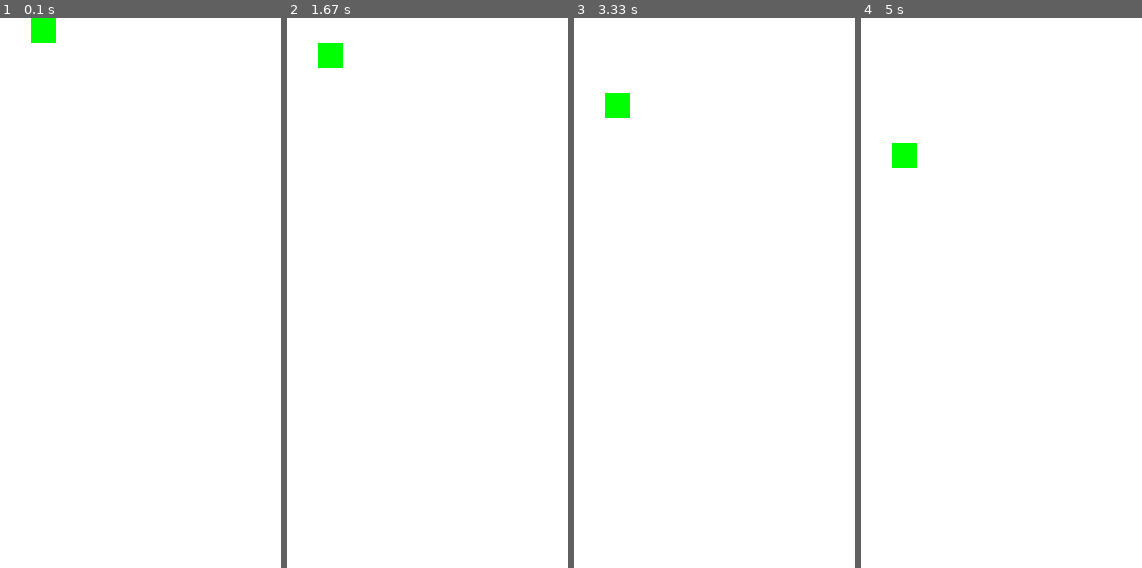
Above: before the commit, frames 1-4 (left to right).
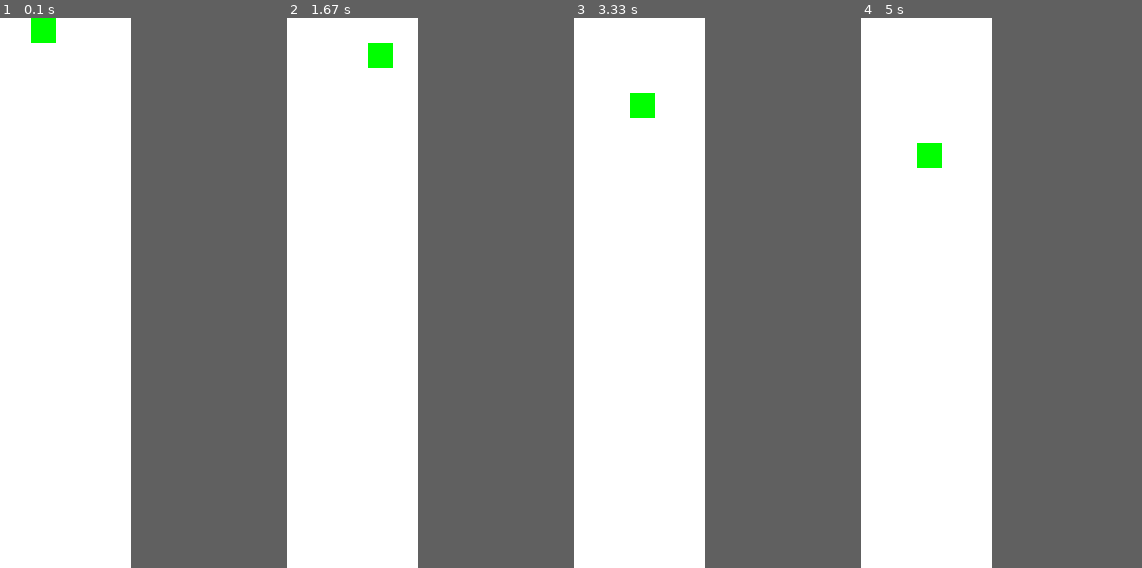
Above: after the commit, the same moments.

Repository: adamhs1997/pygame-tetris
Game: pygame game, started from tetris.py
Same seed, same stepped clock (60 frames per second), same inputs: the game is played once before the commit and once after it.
Inputs:
- Up to frame 1 (0.1 s): no input
- Up to frame 2 (1.67 s): hold Right 0.33-0.8 s; hold Right 0.83-1.3 s; hold Left from 1.33 s (still down)
- Up to frame 3 (3.33 s): release Left at 1.87 s; hold Left 2.23-2.63 s; hold Right 2.67-3.3 s
- Up to frame 4 (5 s): hold Down 3.33-3.7 s; hold Left 3.73-4.2 s; hold Right 4.23-4.7 s; hold Right from 4.73 s (still down)
The window is 400x550 before the commit and 250x550 after it. Grey fills any space a smaller window leaves; there, only what the larger window draws over its background counts as a difference.

The runs differ from the first frame. In frame 1, only the window size differs. In frame 2, 0.8% of the frame differs, in the area x 11-38%, y 4-10%; in frame 3, 0.8%; in frame 4, 0.8%.

Commit message:
Add left-right movement

Diff:
--- a/grid.py
+++ b/grid.py
@@ -32,7 +32,27 @@
         return self.current_cell is None
 
 
-    def move_current_cell(self):
+    def move_current_cell_left(self):
+        # Move the cell left one column
+        current_col = self.current_cell[0]
+        current_row = self.current_cell[1]
+        the_cell = self.cells[current_col][current_row]
+        self.cells[current_col][current_row] = None
+        self.current_cell[0] = max(0, self.current_cell[0] - 1)
+        self.cells[self.current_cell[0]][self.current_cell[1]] = the_cell
+
+
+    def move_current_cell_right(self):
+        # Move the cell right one column
+        current_col = self.current_cell[0]
+        current_row = self.current_cell[1]
+        the_cell = self.cells[current_col][current_row]
+        self.cells[current_col][current_row] = None
+        self.current_cell[0] = min(9, self.current_cell[0] + 1)
+        self.cells[self.current_cell[0]][self.current_cell[1]] = the_cell
+
+
+    def move_current_cell_down(self):
         # See if the spot directly under the current cell is occupied
         current_col = self.current_cell[0]
         current_row = self.current_cell[1]
--- a/tetris.py
+++ b/tetris.py
@@ -12,7 +12,7 @@
 GRID_WIDTH = 10 # Cells
 GRID_HEIGHT = 22 # Top 2 hidden
 fpsClock = pygame.time.Clock()
-WINDOW_WIDTH = 400
+WINDOW_WIDTH = 250
 WINDOW_HEIGHT = 550
 
 WINDOW = pygame.display.set_mode((WINDOW_WIDTH, WINDOW_HEIGHT))
@@ -23,8 +23,10 @@
   grid = Grid()
   looping = True
   last_update_time = 0
-  xPos = 0
-  yPos = 0
+  lateral_last_update_time = 0
+  lateral_update_time_interval = 300
+  move_left = False
+  move_right = False
 
   # The main game loop
   while looping :
@@ -35,27 +37,29 @@
         pygame.quit()
         sys.exit()
 
-    keyPresses = pygame.key.get_pressed()
-    # if (keyPresses[K_RIGHT]):
-        # xPos = min(xPos + CELL_SIZE, WINDOW_WIDTH)
-    # if (keyPresses[K_LEFT]):
-        # xPos = max(xPos - CELL_SIZE, 0)
-    # if (keyPresses[K_UP]):
-        # yPos = min(yPos - CELL_SIZE, WINDOW_HEIGHT)
-    # if (keyPresses[K_DOWN]):
-        # yPos = max(yPos + CELL_SIZE, 0)
-
     if grid.new_cell_needed():
-        print("adding cell")
         grid.add_cell()
         last_update_time = pygame.time.get_ticks()
+
+    keyPresses = pygame.key.get_pressed()
+    if (keyPresses[K_RIGHT]):
+        move_right = True
+    if (keyPresses[K_LEFT]):
+        move_left = True
 
     # Move the cell down one cell length every second (half second if down key held)
     update_time_interval = 500 if keyPresses[K_DOWN] else 1000
     current_time = pygame.time.get_ticks()
+    if (current_time - lateral_last_update_time > lateral_update_time_interval):
+        if move_right:
+            grid.move_current_cell_right()
+            move_right = False
+        if move_left:
+            grid.move_current_cell_left()
+            move_left = False
+        lateral_last_update_time = current_time
     if (current_time - last_update_time > update_time_interval):
-        print("moving cell")
-        grid.move_current_cell()
+        grid.move_current_cell_down()
         last_update_time = current_time
 
     # Render elements of the game
